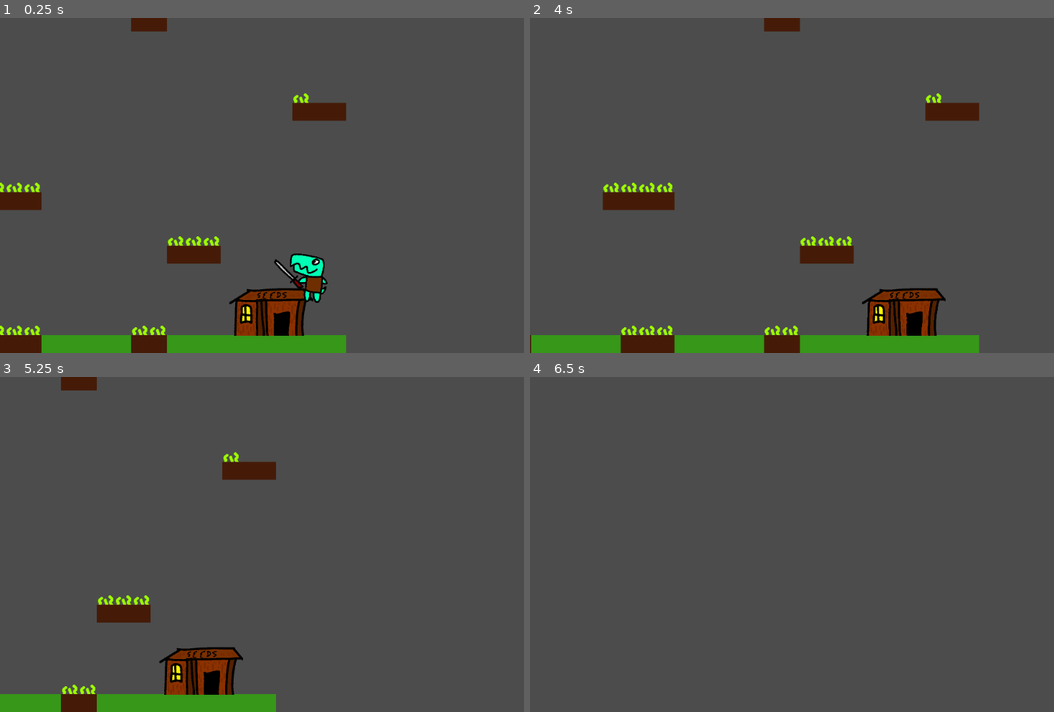
Above: before the commit, frames 1-4 (two rows, left to right).
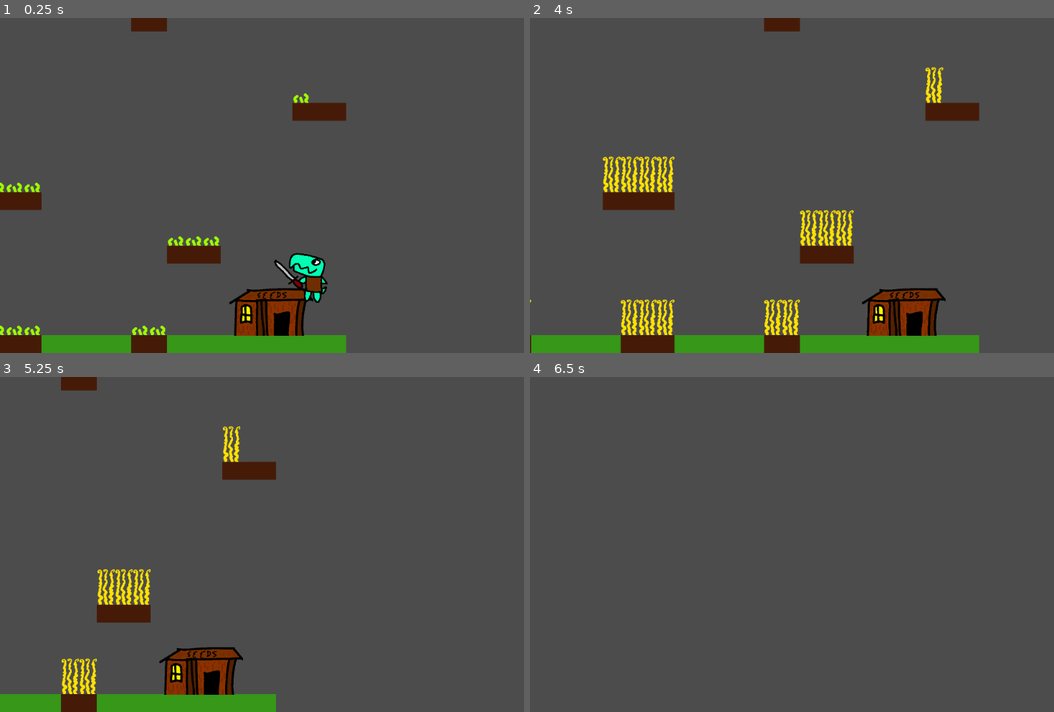
Above: after the commit, the same moments.

Repository: kralinc/ldjam52-harvest
Game: Godot game, scene res://Root.tscn
Same seed, same stepped clock (60 frames per second), same inputs: the game is played once before the commit and once after it.
Inputs:
- Up to frame 1 (0.25 s): no input
- Up to frame 2 (4 s): hold D (right) 0.53-2.03 s; tap Right (attack) every 0.75 s from 0.6 to 3.6 s; tap Left (jump) at 0.77, 1.52, 3.02, 3.77 s; hold A (left) from 2.03 s (still down)
- Up to frame 3 (5.25 s): release A (left) at 4.28 s; hold D (right) from 4.28 s (still down); tap Right (attack) at 4.35, 5.1 s; tap Left (jump) at 4.52 s
- Up to frame 4 (6.5 s): keep holding D (right); tap Right (attack) at 5.85 s; tap Left (jump) at 6.02 s

The runs differ from the first frame. In frame 1, 0.2% of the frame differs, in the area x 52-63%, y 70-86%; in frame 2, 2.8%, in the area x 0-79%, y 14-95%; in frame 3, 1.3%; in frame 4, nothing differs.

Commit message:
u can harvest the crops now

Diff:
--- /dev/null
+++ b/CropArea.gd
@@ -0,0 +1,9 @@
+class_name CropArea
+extends Area2D
+
+var crop = Vector2()
+
+signal attempt_harvest(pos)
+
+func _on_CropArea_area_entered(area):
+	emit_signal("attempt_harvest", position)
--- /dev/null
+++ b/CropArea.tscn
@@ -0,0 +1,15 @@
+[gd_scene load_steps=3 format=2]
+
+[ext_resource path="res://CropArea.gd" type="Script" id=1]
+
+[sub_resource type="RectangleShape2D" id=1]
+extents = Vector2( 23.5, 50.5 )
+
+[node name="CropArea" type="Area2D"]
+collision_layer = 4
+collision_mask = 0
+script = ExtResource( 1 )
+
+[node name="CollisionShape2D" type="CollisionShape2D" parent="."]
+position = Vector2( 13.5, -40.5 )
+shape = SubResource( 1 )
--- a/CropTileMap.gd
+++ b/CropTileMap.gd
@@ -1,4 +1,6 @@
 extends TileMap
+
+onready var CropArea = preload("res://CropArea.tscn")
 
 var crop_lifetimes  = Dictionary()
 
@@ -7,6 +9,10 @@
 	var crops = get_used_cells()
 	for crop in crops:
 		crop_lifetimes[crop] = 0.0
+		var ca = CropArea.instance()
+		add_child(ca)
+		ca.position = map_to_world(crop)
+		ca.crop = crop
 
 # Called every frame. 'delta' is the elapsed time since the previous frame.
 func _process(delta):
@@ -17,7 +23,7 @@
 func set_crop_level(crop):
 	var life = crop_lifetimes[crop]
 	var tile = 0
-	if life > 40:
+	if life > 4:
 		tile = 4
 	elif life > 30:
 		tile = 3
@@ -27,3 +33,10 @@
 		tile = 1
 
 	set_cell(crop.x, crop.y, tile)
+
+
+func _on_Friend_crop_harvested(location):
+	print(get_cellv(location))
+	if (get_cellv(location) == 4):
+		set_cell(location.x, location.y, -1)
+		crop_lifetimes.erase(location)
--- a/Friend.gd
+++ b/Friend.gd
@@ -1,4 +1,6 @@
 extends KinematicBody2D
+
+signal crop_harvested(location)
 
 export var speed = 100
 export var jump_height = 100
@@ -13,6 +15,7 @@
 var AIR_TIME_GRACE_PERIOD = 0.2
 var FLOOR_DETECT_DISTANCE = 20.0
 onready var SPRITE = $AnimatedSprite
+onready var WEAPON = $Weapon
 
 # Called when the node enters the scene tree for the first time.
 func _ready():
@@ -26,10 +29,12 @@
 		vel.x -= speed
 		SPRITE.flip_h = false
 		SPRITE.offset.x = 0
+		WEAPON.position.x = 0
 	if(Input.is_action_pressed("right")):
 		vel.x += speed
 		SPRITE.flip_h = true
 		SPRITE.offset.x = 200
+		WEAPON.position.x = 300
 
 	if(Input.is_action_just_pressed("attack")):
 		SPRITE.animation = "Attack"
@@ -69,3 +74,8 @@
 
 func _on_AnimatedSprite_animation_finished():
 	SPRITE.animation = "default"
+
+
+func _on_Weapon_area_entered(area):
+	if(SPRITE.animation == "Attack"):
+		emit_signal("crop_harvested", area.crop)
--- a/Friend.tscn
+++ b/Friend.tscn
@@ -42,13 +42,16 @@
 
 [node name="AnimatedSprite" type="AnimatedSprite" parent="."]
 frames = SubResource( 5 )
-frame = 1
 playing = true
 
 [node name="Weapon" type="Area2D" parent="."]
+collision_layer = 6
+collision_mask = 6
 
 [node name="CollisionShape2D" type="CollisionShape2D" parent="Weapon"]
 position = Vector2( -54.6667, 12 )
 shape = SubResource( 6 )
 
 [connection signal="animation_finished" from="AnimatedSprite" to="." method="_on_AnimatedSprite_animation_finished"]
+[connection signal="area_entered" from="Weapon" to="." method="_on_Weapon_area_entered"]
+[connection signal="body_entered" from="Weapon" to="." method="_on_Weapon_body_entered"]
--- a/Root.tscn
+++ b/Root.tscn
@@ -142,6 +142,8 @@
 
 [node name="CropTileMap" type="TileMap" parent="."]
 tile_set = SubResource( 4 )
+collision_layer = 4
+collision_mask = 4
 format = 1
 tile_data = PoolIntArray( -917475, 0, 0, -589813, 0, 0, -589812, 0, 0, -589811, 0, 0, -589810, 0, 0, -458752, 0, 0, -458751, 0, 0, -458750, 0, 0, -393194, 0, 0, -393193, 0, 0, -393192, 0, 0, -65531, 0, 0, -65530, 0, 0, -65524, 0, 0, -65523, 0, 0, -65522, 0, 0, -65516, 0, 0, -65515, 0, 0 )
 script = ExtResource( 10 )
@@ -154,3 +156,5 @@
 speed = 1000
 jump_height = 2000
 gravity = 2000
+
+[connection signal="crop_harvested" from="Friend" to="CropTileMap" method="_on_Friend_crop_harvested"]
--- a/project.godot
+++ b/project.godot
@@ -7,6 +7,16 @@
 ;   param=value ; assign values to parameters
 
 config_version=4
+
+_global_script_classes=[ {
+"base": "Area2D",
+"class": "CropArea",
+"language": "GDScript",
+"path": "res://CropArea.gd"
+} ]
+_global_script_class_icons={
+"CropArea": ""
+}
 
 [application]
 
